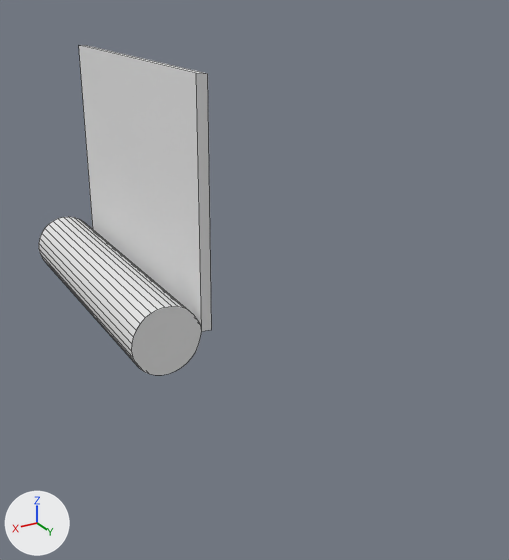
What one commit did to the Blender file Blender stuff/Hingehalf.blend.
One viewpoint serves both versions: a camera (50 mm lens) standing at (0.289, 0.874, 0.392) and looking at (-0.082, 0.256, 0.083). Every picture has the same lights, and +X, +Y and +Z are marked at lower left. Mesh edges are drawn as thin lines.
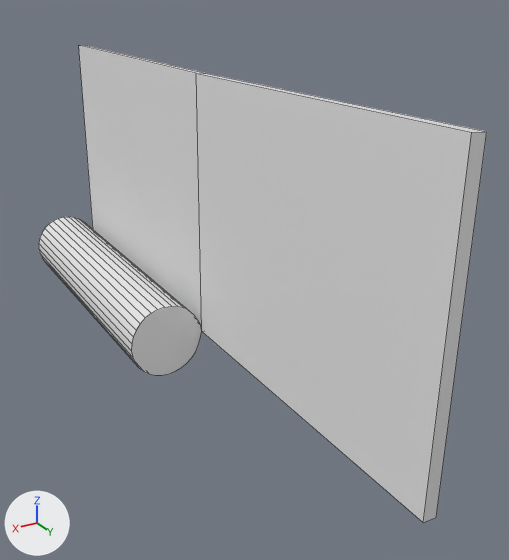
What differs and where, as boxes (x1, y1, x2, y2) in the pictures (509 x 560 px):
'Cylinder', reshaped (158% wider, 45% taller): before (39, 45, 212, 375); after (39, 45, 487, 523)
part 1 of me_cylinder, built on: before (196, 73, 212, 331); after (196, 73, 487, 523)

The change, as a diff of the scene's bpy script:
```diff
--- a/Blender stuff/Hingehalf.blend.py
+++ b/Blender stuff/Hingehalf.blend.py
@@ me_cylinder @@
 me_cylinder.from_pydata(...)  # 71 vertices, 40 faces, 1 loose edge; spans x -1.47..1.0, y -1.0..6.79, z -1.0..1.02
 # used by ob_cylinder; location = (0.0, 0.0, 0.0); rotation_euler = (1.571, 0.0, 0.0), in degrees (90, 0, 0); scale = (0.0442, 0.0442, 0.193)
 # verts and faces of me_cylinder; kept vertices keep their numbers, new ones are numbered from 71
 # before: 48 (-1.03, 0.02, -1.0) at pixel (201, 331), 65 (-1.17, 6.79, -0.98) at pixel (196, 73), 67 (-1.34, -0.01, 1.0), 68 (-1.34, -0.01, -1.0) at pixel (211, 329), 69 (-1.47, 6.76, 1.02) at pixel (87, 45)
 # before: 70 (-1.47, 6.76, -0.98) at pixel (207, 73)
+# me_cylinder part 1
+delete_faces([(48, 65, 70, 68), (67, 68, 70, 69)])
+for new, old in zip([71, 72, 73], [48, 68, 70]): verts[new] = verts[old] + (0.08, 0.12, -1.98)
+verts[74] = (-1.08, 6.91, -2.96)  # pixel (471, 132)
+faces += [(65, 70, 73, 74), (67, 69, 70, 68), (71, 74, 73, 72), (48, 71, 72, 68), (68, 72, 73, 70), (48, 65, 74, 71)]
```
